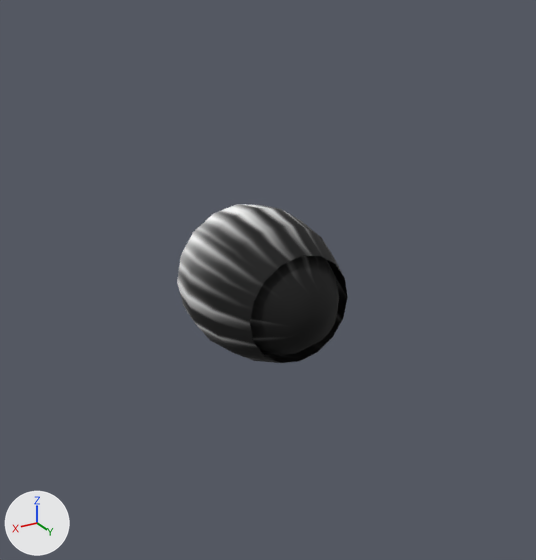
Two versions of the FBX model Assets/T_Item/Tackle/Tackle.FBX, one commit apart.
One viewpoint serves both versions: a 50 mm lens placed at (2.08, 3.71, 1.78), pointed at (0.18, 0.53, 0.2). Arrows for +X, +Y and +Z are at lower left; the lights stay in place. Where no turn or scale is listed for an object, it has been applied to the vertices.
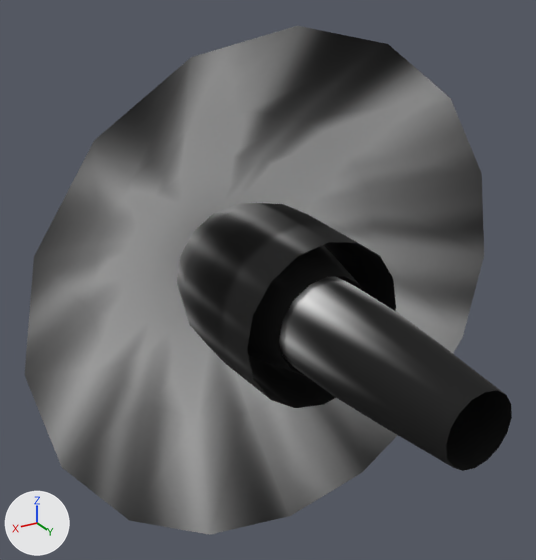
Pixel boxes [x1, y1, x2, y2] of what changed, in the pictures (536 x 560 px):
'Sphere004', added: after [25, 26, 484, 535]
'Sphere003', added (black): after [279, 277, 512, 471]
'Sphere002', reshaped (28% wider, 29% taller): before [177, 204, 348, 363]; after [177, 203, 396, 408]
'Sphere001', reshaped: before [250, 256, 339, 355]; after [247, 245, 363, 377]

Edits to the bpy script that builds the scene:
```text
Add mat_material__27:
    mat_material__27 = principled_material('Material #27')
    mat_material__27.texture = img_efe5_png
    mat_material__27.roughness = 0.859
Add mat_material__28:
    mat_material__28 = principled_material('Material #28')
    mat_material__28.texture = img_efe5_png
    mat_material__28.roughness = 0.859
Change me_mesh_001:
    used by ob_sphere002; location = (0.005, 0.041, 0.0)
    remove me_mesh_001.from_pydata(...)  # 97 vertices, 96 faces; spans x -0.458..0.458, y -0.458..0.557, z -0.458..0.458
    add me_mesh_001.from_pydata(...)  # 97 vertices, 96 faces; spans x -0.499..0.499, y -0.458..0.801, z -0.499..0.499
    me_mesh_001 part 2: 64 of 97 vertices moved; they spanned x -0.458..0.458, y -0.157..0.557, z -0.458..0.458 and now span x -0.499..0.499, y -0.157..0.801, z -0.499..0.499; mean shift (0.0, 0.061, 0.0); largest move (0.124, 0.557, -0.299) -> (0.183, 0.801, -0.443)
Change me_mesh:
    used by ob_sphere001; location = (0.005, 0.041, 0.0)
    remove me_mesh.from_pydata(...)  # 114 vertices, 128 faces; spans x -0.42..0.42, y -0.42..0.748, z -0.42..0.42
    remove me_mesh.materials.append(mat_material__25)  # picture img_efe5_png
    add me_mesh.from_pydata(...)  # 113 vertices, 112 faces; spans x -0.42..0.42, y -0.42..0.8, z -0.42..0.42
    me_mesh part 1
    17 vertices are removed from x -0.161..0.161, y 0.681..0.748, z -0.161..0.161
    32 faces are deleted
    32 vertices move from x -0.388..0.388, y 0.287..0.511, z -0.388..0.388 to x -0.404..0.404, y 0.287..0.511, z -0.404..0.404
    16 vertices are added at x -0.291..0.291, y 0.8, z -0.291..0.291
    16 new faces join them
    add me_mesh.materials.append(mat_material__27)  # picture img_efe5_png
Add me_mesh_002:
    me_mesh_002.from_pydata(...)  # 113 vertices, 112 faces; spans x -0.27..0.27, y -0.63..1.19, z -0.27..0.27
    me_mesh_002.materials.append(mat_material__28)  # picture img_efe5_png
Add me_mesh_003:
    me_mesh_003.from_pydata(...)  # 65 vertices, 64 faces; spans x -1.49..1.49, y -0.74..0.26, z -1.49..1.49
    me_mesh_003.materials.append(mat_material__25)  # picture img_efe5_png
Add ob_sphere003:
    ob_sphere003 = bpy.data.objects.new('Sphere003', me_mesh_002)
    ob_sphere003.location = (0.005, 0.755, 0.0)
Add ob_sphere004:
    ob_sphere004 = bpy.data.objects.new('Sphere004', me_mesh_003)
    ob_sphere004.location = (0.005, 0.261, 0.0)
```
